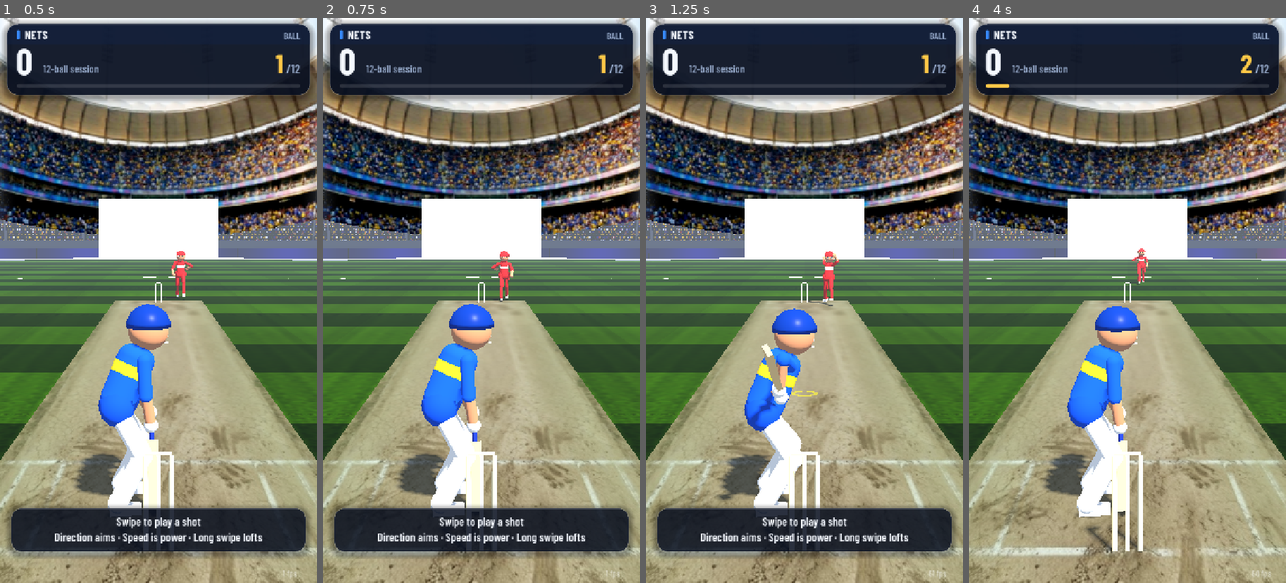
Above: before the commit, frames 1-4 (left to right).
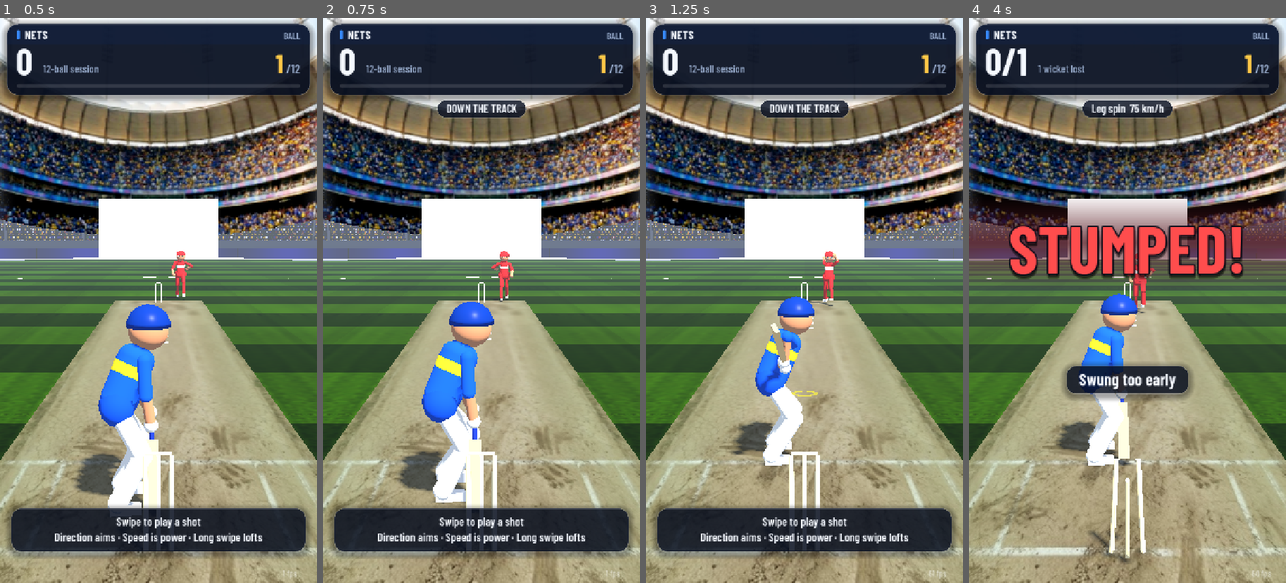
Above: after the commit, the same moments.

Repository: sharuque-dotcom/swipe-cricket
Game: Godot game, scene res://game/nets.tscn
Two runs of this game, one before a commit and one after it. Both use one fixed random seed, a clock stepped at 60 frames per second and the inputs below. This scene is started directly instead of the project's main scene.
Inputs (mouse positions are in pixels of both pictures, inside the frame that each line leads up to):
- Up to frame 1 (0.5 s): no input
- Up to frame 2 (0.75 s): move the mouse to (551, 272) at 0.52 s; click (551, 272) at 0.67 s
- Up to frame 3 (1.25 s): no input
- Up to frame 4 (4 s): drag from (1064, 328) to (1111, 413) at 1.27 s; move the mouse to (1159, 176) at 2.02 s; click (1159, 176) at 2.17 s; drag from (1111, 413) to (1032, 215) at 2.77 s; move the mouse to (1222, 385) at 3.52 s; click (1222, 385) at 3.67 s

Frame 1 is identical in both runs. In frame 2, 2.7% of the frame differs, in the area x 23-65%, y 14-88%; in frame 3, 6.1%; in frame 4, 21%, in the area x 0-100%, y 5-97%.

Commit message:
Real stepping out, and stumpings
- Touch while the bowler runs in (or just after release) and the batter
  charges down the pitch: the hit zone moves up with them, so the ball arrives
  sooner and turns less; then swipe as usual
- The batter visibly moves down the pitch with quick steps, and walks back
- Swipe power is measured from the stroke itself, not time spent holding
- Charge a spinner and miss: keeper takes it and throws down the stumps,
  st keeper b bowler, with the usual umpire, call and replay
- Charged shots are named Down the track, ...; tests for timing, turn, naming

Co-Authored-By: Claude Opus 5.5 <noreply@anthropic.com>
Claude-Session: https://claude.ai/code/session_01WnQ5C6G6NnRxoX98Dirqit

Diff:
--- a/actors/batter.gd
+++ b/actors/batter.gd
@@ -28,8 +28,12 @@
 # Bat keys: grip position, blade direction, face direction.
 const STANCE_BAT := [Vector3(-0.06, 0.70, -0.88), Vector3(0.04, -0.93, 0.36), Vector3(0, 0, -1)]
 const LIFT_BAT := [Vector3(-0.20, 1.02, -0.66), Vector3(-0.10, 0.62, 0.78), Vector3(0.3, -0.5, -0.8)]
-## How far forward a batter gets when they dance down the track.
-const STEP_OUT := 0.85
+# Stepping out: the whole batter moves down the pitch (this node moves), with quick steps.
+var _charge_to := 0.0
+var _charge_dur := 0.5
+var _charge_t := -1.0
+var _back_t := -1.0       # walking back into the crease
+var _back_from := 0.0
 
 func build(kit: Color, trim: Color) -> void:
 	figure = Figure.new()
@@ -64,7 +68,7 @@
 ## drive, loft_drive, step_out, helicopter, cut, upper_cut, pull, one_leg_pull, hook,
 ## sweep, slog_sweep, reverse_sweep, flick, glance, scoop, edge. Empty picks from the angle.
 func swing(contact: Vector3, angle: float, style: String = "") -> void:
-	_contact = contact
+	_contact = contact - position   # contact is in the ground's space; poses are in ours
 	_aim = Vector3(sin(angle), 0.0, -cos(angle))
 	var deg := absf(rad_to_deg(angle))
 	_horizontal = deg > 50.0 and deg <= 130.0
@@ -75,6 +79,44 @@
 
 func reset() -> void:
 	_go(Phase.RECOVER)
+	if position.z < -0.01:
+		_back_t = 0.0
+		_back_from = position.z
+	_charge_t = -1.0
+
+## Dance down the pitch `dist` metres over `seconds`.
+func charge(dist: float, seconds: float) -> void:
+	_charge_to = dist
+	_charge_dur = maxf(seconds, 0.1)
+	_charge_t = 0.0
+	_back_t = -1.0
+
+## Put the batter `dist` down the pitch straight away (replays).
+func set_advance(dist: float) -> void:
+	position.z = -dist
+	_charge_t = -1.0
+	_back_t = -1.0
+
+## How far into the charge or the walk back they are, for stepping feet: 0..1 and the
+## phase of the steps.
+func _steps(delta: float) -> float:
+	if _charge_t >= 0.0:
+		_charge_t += delta
+		var u := clampf(_charge_t / _charge_dur, 0.0, 1.0)
+		position.z = -_charge_to * smoothstep(0.0, 1.0, u)
+		if u >= 1.0:
+			_charge_t = -1.0
+			return 0.0
+		return u * 3.0
+	if _back_t >= 0.0:
+		_back_t += delta
+		var u := clampf(_back_t / 0.7, 0.0, 1.0)
+		position.z = lerpf(_back_from, 0.0, smoothstep(0.0, 1.0, u))
+		if u >= 1.0:
+			_back_t = -1.0
+			return 0.0
+		return u * 3.0
+	return 0.0
 
 ## "milestone": bat raised to the crowd. "win": both arms up, jumping.
 func celebrate(kind: String) -> void:
@@ -175,8 +217,6 @@
 				var spin := clampf((_t - 0.06) / 0.5, 0.0, 1.0)
 				var th := spin * TAU * 1.25
 				key = [key[0], Vector3(cos(th) * 0.95, 0.30, -sin(th) * 0.95).normalized(), Vector3(-sin(th), 0, -cos(th))]
-			if _style == "step_out":
-				key = [key[0] + Vector3(0, 0, -STEP_OUT), key[1], key[2]]
 			if _t > 1.25:
 				_go(Phase.RECOVER)
 		Phase.RECOVER:
@@ -268,20 +308,16 @@
 				if follow:
 					p.lean = lerpf(p.lean, 0.12 if _style != "drive" else 0.35, k)
 					p.chest_yaw = lerp_angle(p.chest_yaw, turn * 0.9, k)
-		if _style == "step_out":
-			# Danced down the pitch to get to the pitch of the ball.
-			var dz := -STEP_OUT * stride
-			p.hips.z += dz
-			p.foot_r.z += dz * 1.1
-			p.foot_l.z = minf(p.foot_l.z, -1.2 + dz)
 	elif phase == Phase.BACKLIFT:
 		p.hips.y -= 0.03 * k
-	elif phase == Phase.RECOVER and _style == "step_out":
-		# Walk back into the crease.
-		var back := 1.0 - smoothstep(0.0, 0.45, _t)
-		p.hips.z -= STEP_OUT * back
-		p.foot_r.z -= STEP_OUT * back
-		p.foot_l.z -= STEP_OUT * back
+	var steps := _steps(delta)
+	if steps > 0.0:
+		# Quick shuffling steps down (or back up) the pitch: back foot chases the front.
+		var ph := steps * PI
+		p.foot_l.y += 0.14 * maxf(0.0, sin(ph * 2.0))
+		p.foot_r.y += 0.14 * maxf(0.0, -sin(ph * 2.0))
+		p.foot_r.z -= 0.25 * maxf(0.0, sin(ph))
+		p.hips.y += 0.03 * absf(sin(ph * 2.0))
 	var bd := -bat.basis.y
 	p.hand_l = bat.position - bd * 0.07
 	p.hand_r = bat.position + bd * 0.06
--- a/core/shot_resolver.gd
+++ b/core/shot_resolver.gd
@@ -12,6 +12,7 @@
 	var loft := 0.0           # 0..1
 	var contact_time := 0.0   # ball-clock time at which the bat arrives
 	var skill: BatterSkill = null   # who is batting; null plays as the best batter
+	var advance := 0.0        # how far down the pitch they have come, metres (stepping out)
 
 class Result:
 	extends RefCounted
@@ -48,9 +49,10 @@
 	return s
 
 ## Times at which the ball enters and leaves the hitting zone. Empty if it never arrives.
-static func hit_window(ball: BallPhysics.State) -> Dictionary:
-	var a := BallPhysics.state_at_z(ball, Tuning.HIT_ZONE_FRONT_Z)
-	var b := BallPhysics.state_at_z(ball, Tuning.HIT_ZONE_BACK_Z)
+## `advance` moves the zone up the pitch for a batter who has stepped out.
+static func hit_window(ball: BallPhysics.State, advance: float = 0.0) -> Dictionary:
+	var a := BallPhysics.state_at_z(ball, Tuning.HIT_ZONE_FRONT_Z - advance)
+	var b := BallPhysics.state_at_z(ball, Tuning.HIT_ZONE_BACK_Z - advance)
 	if a == null or b == null:
 		return {}
 	var half := (b.time - a.time) * 0.5 + Tuning.BAT_DWELL * 0.5
@@ -65,7 +67,7 @@
 	var control := 1.0 - Tuning.POWER_CONTROL_COST * pw * pw - Tuning.LOFT_CONTROL_COST * lf * pw
 	r.perfect_n = Tuning.PERFECT_N * sk.sweet_scale() * control
 	r.clean_n = Tuning.CLEAN_N * sk.clean_scale() * (1.0 - 0.10 * lf * pw)
-	var w := hit_window(ball)
+	var w := hit_window(ball, swing.advance)
 	if w.is_empty():
 		r.reason = "Ball never reached the bat"
 		return r
@@ -86,7 +88,7 @@
 	var deg := rad_to_deg(swing.angle)
 	var behind := absf(deg) > 130.0
 	var horizontal := absf(deg) > 50.0 and not behind
-	var named := shot(deg, at.pos.y, swing.loft, speed_in < SPIN_SPEED)
+	var named := shot(deg, at.pos.y, swing.loft, speed_in < SPIN_SPEED, swing.advance > 0.0)
 	r.shot_name = named[0]
 	r.style = named[1]
 
@@ -162,7 +164,7 @@
 ## The shot's name and the animation that goes with it, from where the swing was aimed
 ## (degrees, + is the off side), the height of the ball at the bat, the loft, and whether
 ## it was spin. Returns [name, style].
-static func shot(deg: float, y: float, loft: float, spin: bool) -> Array:
+static func shot(deg: float, y: float, loft: float, spin: bool, charged: bool = false) -> Array:
 	var a := absf(deg)
 	var off := deg >= 0.0
 	var lofted := loft > 0.5
@@ -196,8 +198,8 @@
 		base = "On drive"
 	if lofted and y < 0.36 and deg <= 20.0:
 		return ["Helicopter shot", "helicopter"]
-	if lofted and spin:
-		return ["Down the track, lofted " + base.to_lower(), "step_out"]
+	if charged:
+		return ["Down the track, " + ("lofted " if lofted else "") + base.to_lower(), "step_out" if lofted else "drive"]
 	if lofted:
 		return ["Lofted " + base.to_lower(), "loft_drive"]
 	return [base, "drive"]
--- a/core/tuning.gd
+++ b/core/tuning.gd
@@ -38,6 +38,13 @@
 const LOFT_MIN := deg_to_rad(1.5)
 const LOFT_MAX := deg_to_rad(36.0)
 
+# Stepping out: how far down the pitch the batter gets, and how long it takes.
+const STEP_OUT_SPIN := 1.3
+const STEP_OUT_PACE := 0.7
+const CHARGE_TIME := 0.5
+# Below this ball speed (m/s) it is spin: the keeper stands closer and can stump you.
+const SPIN_BALL := 27.0
+
 # Swipe to shot mapping, in fractions of screen height.
 const SWIPE_MIN_LEN := 0.04
 const SWIPE_POWER_SPEED_MIN := 0.6    # screen heights per second
--- a/game/match_game.gd
+++ b/game/match_game.gd
@@ -58,6 +58,8 @@
 var _replay_swung := false
 var _replay_catch_cam := Vector3.ZERO
 var _bowled_at := 0.0
+var _stumping := false        # the keeper's throw is going at the stumps
+var _stumps_broken := false
 
 func _new_session() -> void:
 	if fielders.is_empty():
@@ -73,6 +75,10 @@
 				opts["pitch"] = a.trim_prefix("--pitch=")
 			elif a == "--night" or a == "--day":
 				opts["night"] = a == "--night"
+			elif a == "--spin-first":
+				# The two spinners bowl the first overs (for testing spin).
+				var atk := BowlerProfile.DEFAULT_ATTACK.duplicate()
+				opts["attack"] = [atk[3], atk[4], atk[0], atk[1], atk[2]]
 		match_state = MatchState.create(sd, opts)
 		machine = BowlingMachine.new(sd)
 		match_state.machine_state = machine.state
@@ -285,6 +291,8 @@
 	_held = false
 	_throws = false
 	_throw_time = 0.0
+	_stumping = false
+	_stumps_broken = false
 
 func _refresh_hud() -> void:
 	hud.set_match(match_state)
@@ -314,6 +322,7 @@
 	umpire.give(Umpire.Sig.NONE)
 	stadium.batter_stumps.reset()
 	batter.reset()
+	batter.set_advance(_charge)
 	batter.backlift()
 	var hit := pending != null and pending.exit != null
 	_replay_ref = pending.contact_time if hit else _bowled_at
@@ -428,16 +437,24 @@
 			sfx.play("bounce", -9.0)
 	if _held:
 		var at := _taker.hands_global() if _taker != null and _held_for < HOLD_BEFORE_THROW else _hold_pos
-		if _throws and _held_for >= HOLD_BEFORE_THROW:
+		if _throws and _held_for >= (0.15 if _stumping else HOLD_BEFORE_THROW):
 			var keeper := fielders[0]
+			# In to the keeper, or (a stumping) the keeper's underarm flick at the stumps.
+			var to := Vector3(0.0, 0.45, 0.0) if _stumping else keeper.hands_global()
 			if _throw_time <= 0.0:
 				_throw_from = _taker.hands_global()
-				_throw_time = maxf(_throw_from.distance_to(keeper.position) / Fielding.THROW_SPEED, 0.25)
-				_taker.throw_to(keeper.position)
-				keeper.take_throw(_throw_from)
-			var u := clampf((_held_for - HOLD_BEFORE_THROW) / _throw_time, 0.0, 1.0)
-			var arc := _throw_from.distance_to(keeper.position) * 0.07
-			at = _throw_from.lerp(keeper.hands_global(), u) + Vector3.UP * (4.0 * arc * u * (1.0 - u))
+				_throw_time = maxf(_throw_from.distance_to(to) / Fielding.THROW_SPEED, 0.25)
+				_taker.throw_to(to)
+				if not _stumping:
+					keeper.take_throw(_throw_from)
+			var u := clampf((_held_for - (0.15 if _stumping else HOLD_BEFORE_THROW)) / _throw_time, 0.0, 1.0)
+			var arc := _throw_from.distance_to(to) * (0.02 if _stumping else 0.07)
+			at = _throw_from.lerp(to, u) + Vector3.UP * (4.0 * arc * u * (1.0 - u))
+			if _stumping and u >= 1.0 and not _stumps_broken:
+				_stumps_broken = true
+				stadium.batter_stumps.shatter(0.0, 12.0)
+				fx.burst(Vector3(0.0, 0.45, 0.0))
+				sfx.play("stumps")
 		_hold_pos = at
 		ball.pos = at
 		ball.vel = Vector3.ZERO
@@ -509,9 +526,33 @@
 	if _replaying:
 		_end_replay()
 		return
+	if _charge > 0.0 and _is_spin():
+		_stumped()
+		return
 	super._passed()
 	_keeper_takes()
 	_record(0, "")
+
+## Down the track to a spinner and beaten: the keeper takes it and throws down the stumps.
+func _stumped() -> void:
+	if _replaying:
+		_end_replay()
+		return
+	_bowled_at = ball.time
+	var who := _surname(match_state.striker_name())
+	hud.show_big("STUMPED!", Color(1.0, 0.3, 0.3))
+	sfx.play("groan", -2.0)
+	_explain_miss()
+	_keeper_takes()
+	_throws = _taker != null
+	_stumping = _throws
+	if not _stumping:
+		stadium.batter_stumps.shatter(0.0, 12.0)
+	var how := "st †keeper b %s" % _surname(match_state.bowler_name())
+	state = State.DEAD
+	timer = 2.6
+	_record(0, how)
+	_big_moment("OUT", "%s  %s" % [who, how], Hud.RED, Umpire.Sig.OUT, 1.5)
 
 ## A ball the batter missed or left carries through to the keeper's gloves.
 func _keeper_takes() -> void:
@@ -759,6 +800,8 @@
 		if _ready_t > 0.3:
 			_bowl()
 		return
+	if _try_charge():
+		return
 	# Tap to skip the replay, or the wait (and any replay) after a ball.
 	if _replaying:
 		_end_replay()
--- a/game/nets.gd
+++ b/game/nets.gd
@@ -58,6 +58,7 @@
 var _swing_angle := 0.0
 var _swing_style := ""
 var _swing_clock := -1.0     # ball-clock time the bat started moving, for replays
+var _charge := 0.0           # how far the batter has come down the pitch this ball
 
 # Test hooks: --autoplay swings by itself, --shots=DIR saves frames (--shot-dt, --shots-from, --shots-max).
 var autoplay := false
@@ -71,6 +72,7 @@
 var _bot_at := -1.0
 var _bot_shot := {}
 var _bot_wild := 0.85        # --bot-n=1.4 makes the autoplay batter mistime it more
+var _bot_charge := false     # --bot-charge: down the track to every spinner, and miss some
 
 func _ready() -> void:
 	var args := OS.get_cmdline_user_args()
@@ -85,6 +87,8 @@
 			shots_dir = a.trim_prefix("--shots=")
 		elif a.begins_with("--bot-n="):
 			_bot_wild = float(a.trim_prefix("--bot-n="))
+		elif a == "--bot-charge":
+			_bot_charge = true
 		elif a.begins_with("--shots-from="):
 			shots_from = int(a.trim_prefix("--shots-from="))
 		elif a.begins_with("--shots-max="):
@@ -218,6 +222,8 @@
 		t.visible = false
 	stadium.batter_stumps.reset()
 	batter.reset()
+	batter.set_advance(0.0)
+	_charge = 0.0
 	bowler.set_action(delivery.action, delivery.left_arm, delivery.speed < 27.0)
 	bowler.place_for(delivery.release)
 	bowler.start(delivery.speed < 27.0)
@@ -244,6 +250,26 @@
 	hud.trail_begin()
 	if state == State.SUMMARY and timer > 0.6:
 		_new_session()
+		return
+	_try_charge()
+
+## A touch while the bowler is running in (or just after the ball leaves the hand) sends
+## the batter down the pitch. Then they swipe as usual to play the shot.
+func _try_charge() -> bool:
+	if swung or _charge > 0.0:
+		return false
+	var early := (state == State.RUNUP and bowler.t > -1.2) or (state == State.FLIGHT and clock < 0.12)
+	if not early:
+		return false
+	_charge = Tuning.STEP_OUT_SPIN if delivery.speed < Tuning.SPIN_BALL else Tuning.STEP_OUT_PACE
+	batter.charge(_charge, Tuning.CHARGE_TIME)
+	hud.set_delivery("DOWN THE TRACK")
+	if autoplay:
+		print("charge at frame %d" % _shot_index)
+	return true
+
+func _is_spin() -> bool:
+	return delivery != null and delivery.speed < Tuning.SPIN_BALL
 
 func _now() -> float:
 	# Ball-clock time at this instant, including the part of the frame already elapsed.
@@ -271,8 +297,9 @@
 	sw.loft = loft
 	sw.contact_time = contact_time
 	sw.skill = _batter_skill()
+	sw.advance = _charge
 	pending = ShotResolver.resolve(launch, sw)
-	var w := ShotResolver.hit_window(launch)
+	var w := ShotResolver.hit_window(launch, _charge)
 	var where := pending.contact_pos
 	if pending.outcome == ShotResolver.Outcome.MISS:
 		where = ShotResolver.state_at_time(launch, clampf(contact_time, w.t_in, w.t_out)).pos
@@ -282,7 +309,7 @@
 	_swing_clock = contact_time - Tuning.SWING_TIME
 	# Misses still play the shot that was meant.
 	_swing_style = pending.style if pending.style != "" \
-		else str(ShotResolver.shot(rad_to_deg(angle), where.y, loft, delivery.speed < 27.0)[1])
+		else str(ShotResolver.shot(rad_to_deg(angle), where.y, loft, delivery.speed < 27.0, _charge > 0.0)[1])
 	batter.swing(where, angle, _swing_style)
 	if autoplay:
 		print("shot %s at frame %d" % [_swing_style, _shot_index])
@@ -300,6 +327,9 @@
 			if bowler.t > -0.55:
 				batter.backlift()
 				marker.visible = true
+			# The autoplay batter goes down the track to some spinners.
+			if autoplay and _is_spin() and bowler.t > -0.6 and _charge == 0.0 and (_bot_charge or _bot_rng.randf() < 0.012):
+				_try_charge()
 			if bowler.t >= 0.0:
 				_release()
 		State.FLIGHT, State.HIT:
@@ -326,11 +356,13 @@
 	blob.visible = true
 	hud.set_delivery("%s  %d km/h" % [delivery.label, int(round(delivery.speed_kmh()))])
 	if autoplay:
-		var w := ShotResolver.hit_window(launch)
+		var w := ShotResolver.hit_window(launch, _charge)
 		var n := _bot_rng.randf_range(-_bot_wild, _bot_wild) * _bot_rng.randf()
 		_bot_shot = {"angle": deg_to_rad(_bot_rng.randf_range(-100.0, 100.0)), "power": _bot_rng.randf_range(0.5, 1.0),
 			"loft": 1.0 if _bot_rng.randf() < 0.4 else 0.0, "t": w.t_mid + n * w.half}
 		_bot_at = _bot_shot.t - Tuning.SWING_TIME
+		if _bot_charge and _charge > 0.0 and _bot_rng.randf() < 0.5:
+			_bot_at = -1.0   # beaten in the flight: no shot
 
 func _advance(delta: float) -> void:
 	clock += delta
@@ -459,12 +491,26 @@
 func _passed() -> void:
 	state = State.DEAD
 	timer = 1.2
+	if _charge > 0.0 and _is_spin():
+		_stumped()
+		return
 	if swung:
 		hud.show_big("MISSED", Color(0.85, 0.85, 0.9))
 		_explain_miss()
 	else:
 		hud.show_big("LEFT", Color(0.85, 0.85, 0.9))
 		hud.show_shot("No shot offered", "")
+
+## Came down the track to a spinner and missed it.
+func _stumped() -> void:
+	wickets += 1
+	timer = 1.9
+	hud.show_big("STUMPED!", Color(1.0, 0.3, 0.3))
+	stadium.batter_stumps.shatter(0.0, 12.0)
+	sfx.play("stumps")
+	sfx.play("groan", -2.0)
+	_explain_miss()
+	hud.set_score(runs, wickets, ball_no, BALLS)
 
 func _explain_miss() -> void:
 	if pending == null:
--- a/input/swipe_recognizer.gd
+++ b/input/swipe_recognizer.gd
@@ -13,6 +13,7 @@
 var _active := false
 var _index := -1
 var _points := PackedVector2Array()
+var _times: Array[int] = []
 var _t0 := 0
 
 func _unhandled_input(event: InputEvent) -> void:
@@ -24,12 +25,15 @@
 			_index = event.index
 			_points = PackedVector2Array([event.position])
 			_t0 = Time.get_ticks_usec()
+			_times = [_t0]
 			swipe_started.emit()
 		elif not event.pressed and _active and event.index == _index:
 			_points.append(event.position)
+			_times.append(Time.get_ticks_usec())
 			_finish()
 	elif event is InputEventScreenDrag and _active and event.index == _index:
 		_points.append(event.position)
+		_times.append(Time.get_ticks_usec())
 		swipe_moved.emit(_points)
 
 func _blocked(at: Vector2) -> bool:
@@ -45,7 +49,16 @@
 	var len_frac := v.length() / h
 	if len_frac < Tuning.SWIPE_MIN_LEN:
 		return
-	var dur := maxf((Time.get_ticks_usec() - _t0) / 1000000.0, 0.016)
+	# Power comes from the stroke itself, not from any time the finger was held still first
+	# (holding on to step out, then swiping).
+	var still := 0
+	for i in _points.size():
+		if _points[i].distance_to(_points[0]) < 0.02 * h:
+			still = i
+		else:
+			break
+	var start_us: int = _times[still] if still < _times.size() else _t0
+	var dur := maxf((Time.get_ticks_usec() - start_us) / 1000000.0, 0.016)
 	var res := interpret(v / h, dur)
 	swiped.emit(res.angle, res.power, res.loft)
 
--- a/tests/test_shot_resolver.gd
+++ b/tests/test_shot_resolver.gd
@@ -109,3 +109,31 @@
 	var soft := _swing(_ball(), 0.0, 0.0, 0.3, 0.0)
 	var slog := _swing(_ball(), 0.0, 0.0, 1.0, 1.0)
 	check(slog.perfect_n < soft.perfect_n * 0.7, "slog %.2f v push %.2f" % [slog.perfect_n, soft.perfect_n])
+
+func _spinner() -> BallPhysics.State:
+	var d := Delivery.new()
+	d.release = Vector3(0.5, 2.05, Pitch.BOWLER_CREASE_Z)
+	d.speed = 21.0
+	d.target = Vector3(0.0, 0.0, -3.6)
+	d.spin = Vector3(80.0, -60.0, -220.0)
+	return d.solve()
+
+func test_stepping_out_meets_the_ball_earlier() -> void:
+	var b := _spinner()
+	var home := ShotResolver.hit_window(b)
+	var out := ShotResolver.hit_window(b, Tuning.STEP_OUT_SPIN)
+	check(out.t_mid < home.t_mid - 0.04, "down the track the ball arrives %.0f ms sooner" % ((home.t_mid - out.t_mid) * 1000.0))
+
+func test_stepping_out_smothers_the_turn() -> void:
+	var b := _spinner()
+	var pitched := BallPhysics.state_at_first_bounce(b).pos.x
+	var at_home := BallPhysics.state_at_z(b, -1.1).pos.x
+	var at_charge := BallPhysics.state_at_z(b, -1.1 - Tuning.STEP_OUT_SPIN).pos.x
+	check(absf(at_charge - pitched) < absf(at_home - pitched) * 0.7,
+		"less turn to play down the track (%.2f m v %.2f m)" % [at_charge - pitched, at_home - pitched])
+
+func test_charging_lofted_shot_is_named_and_animated() -> void:
+	var n := ShotResolver.shot(0.0, 0.5, 1.0, true, true)
+	check(n[0] == "Down the track, lofted straight drive" and n[1] == "step_out", str(n))
+	var plain := ShotResolver.shot(0.0, 0.5, 1.0, true, false)
+	check(plain[1] == "loft_drive", "no charge, no step-out animation: %s" % str(plain))
